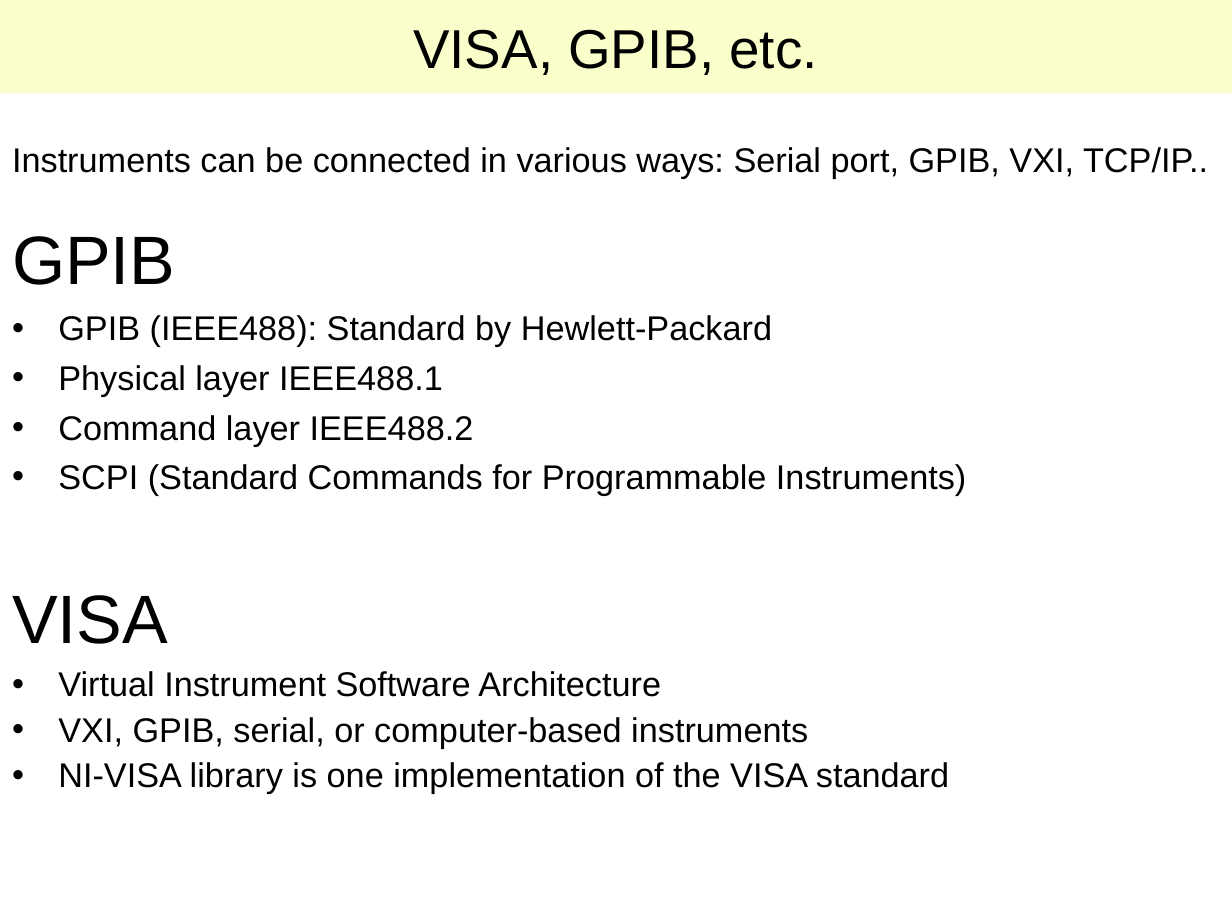
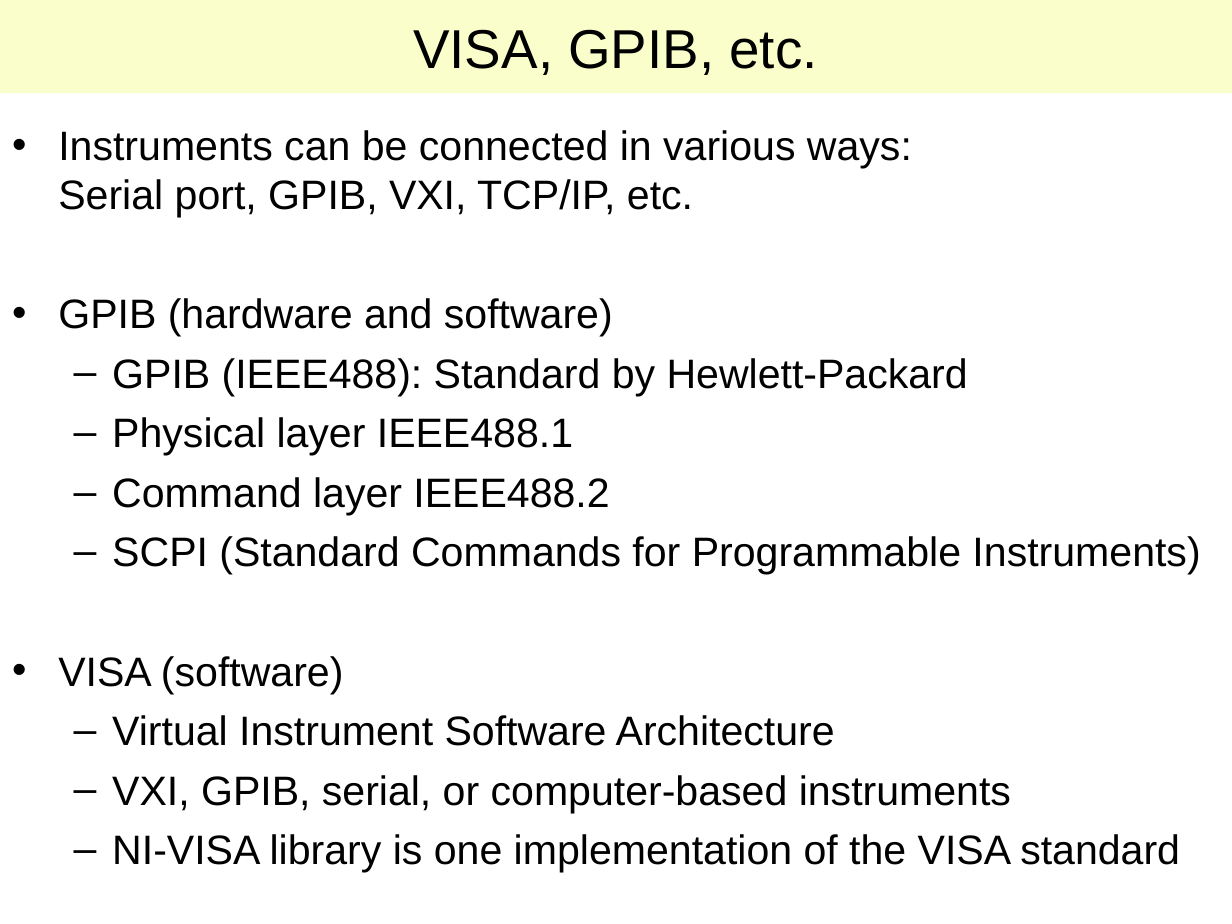
Before and after one commit to lab-measurement/Lab-VISA, a slide deck: slide 2 of Tutorial/Talk/Lab-VISA.ppt (slide 4 before the commit). Drawn at 1232x924 pixels with LibreOffice and Linux fonts; fonts in the diff are those of the drawing. Boxes give left, top, right and bottom in pixels: in the first picture for what was removed or moved away, otherwise in the second. Text is boxed around its words. In the diff, an @@ line names an element or a change of style, - is before the commit and + after.

```diff
--- a/Tutorial/Talk/Lab-VISA.ppt
+++ b/Tutorial/Talk/Lab-VISA.ppt
@@ text "Instruments can be connected in ...": place and size @@
-text "Instruments can be connected in ..." at box(12, 236, 966, 496)
+text "Instruments can be connected in ..." at box(58, 130, 1200, 873)
@@ text removed at box(12, 147, 1208, 179) @@
-Instruments can be connected in various ways: Serial port, GPIB, VXI, TCP/IP..
@@ text at box(58, 130, 912, 337): text changed; size 40 to 24 pt @@
-GPIB
+• Instruments can be connected in various ways:
+  Serial port, GPIB, VXI, TCP/IP, etc.
+• GPIB (hardware and software)
@@ text at box(112, 358, 1200, 575): size 20 to 24 pt in "GPIB (IEEE488): Standard by Hewlett-Packard", "Physical layer IEEE488.1", "Command layer IEEE488.2", "SCPI (Standard Commands for Programmable Instruments)"; bullet • to –; list level 1 to 2 in "GPIB (IEEE488): Standard by Hewlett-Packard"; list level 1 to 2 in "Physical layer IEEE488.1"; list level 1 to 2 in "Command layer IEEE488.2"; list level 1 to 2 in "SCPI (Standard Commands for Programmable ..." @@
@@ text removed at box(12, 595, 949, 794) @@
-VISA
-• Virtual Instrument Software Architecture
-• VXI, GPIB, serial, or computer-based instruments
-• NI-VISA library is one implementation of the VISA standard
@@ text at box(58, 656, 1180, 873): paragraphs added @@
+• VISA (software)
+  – Virtual Instrument Software Architecture
+  – VXI, GPIB, serial, or computer-based instruments
+  – NI-VISA library is one implementation of the VISA standard
```
Also in this commit, not shown: 6 other slides changed, 1 slide added.
